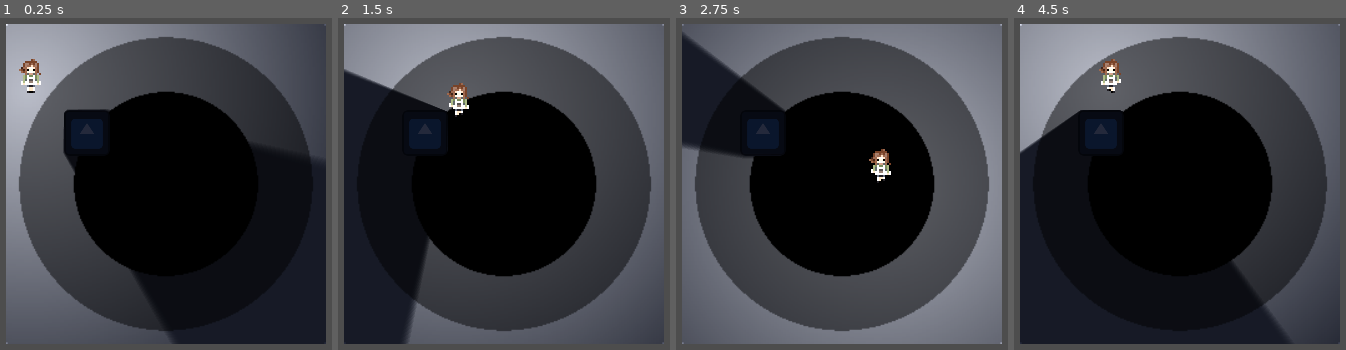
Above: before the commit, frames 1-4 (left to right).
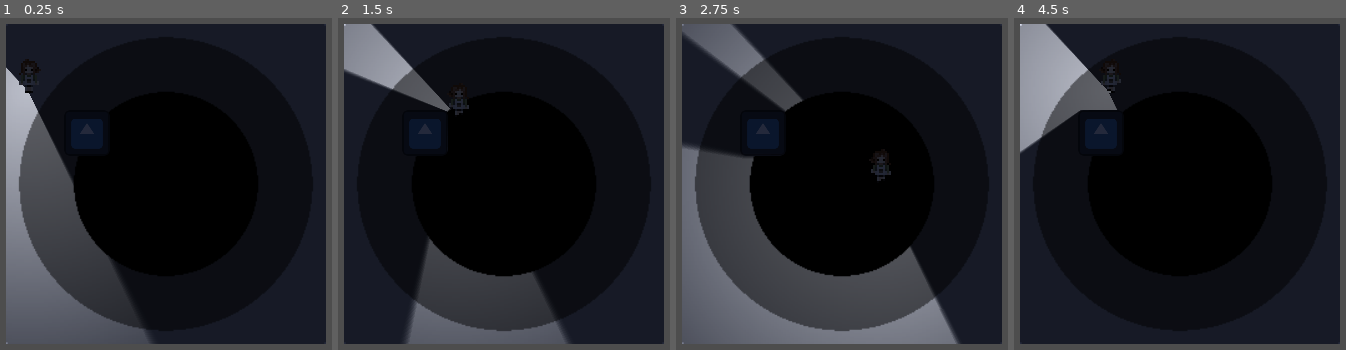
Above: after the commit, the same moments.

Repository: dttsd/mini-jam-204-cafe-left-in-the-dark
Game: Godot game, scene res://sandbox_scene.tscn
Same seed, same stepped clock (60 frames per second), same inputs: the game is played once before the commit and once after it. This scene is started directly instead of the project's main scene. The engine's default icon, where the game draws it, is replaced by a stand-in: a white triangle on a blue panel in a dark square.
Inputs (mouse positions are in pixels of both pictures, inside the frame that each line leads up to):
- Up to frame 1 (0.25 s): no input
- Up to frame 2 (1.5 s): move the mouse to (610, 174) at 0.52 s; hold Right (ui_right) 0.53-1.28 s; move the mouse to (344, 210) at 1.27 s; hold Down (ui_down) from 1.28 s (still down)
- Up to frame 3 (2.75 s): move the mouse to (871, 114) at 2.02 s; release Down (ui_down) at 2.03 s; hold Right (ui_right) from 2.03 s (still down)
- Up to frame 4 (4.5 s): move the mouse to (1113, 263) at 2.77 s; release Right (ui_right) at 2.78 s; hold Up (ui_up) 2.78-3.53 s; move the mouse to (1339, 247) at 3.52 s; hold Left (ui_left) from 3.53 s (still down); move the mouse to (outside the picture) at 4.27 s

The runs differ from the first frame. In frame 1, 28% of the frame differs, in the area x 1-99%, y 1-99%; in frame 2, 38%, in the area x 9-99%, y 1-99%; in frame 3, 33%; in frame 4, 35%.
Error in both runs: Cannot call method 'overlaps_body' on a null value. (res://scripts/player_character.gd:49)

Commit message:
fixed player shadows! by using separate light cull masks

Diff:
--- a/main_scene.tscn
+++ b/main_scene.tscn
@@ -128,17 +128,27 @@
 script = ExtResource("9_qwutr")
 
 [node name="RadiusLight" type="PointLight2D" parent="World/Van" unique_id=1397404702]
+range_item_cull_mask = 3
 texture = SubResource("GradientTexture2D_qwutr")
 texture_scale = 0.9
 
 [node name="HeadLights" type="PointLight2D" parent="World/Van" unique_id=1626541998]
 position = Vector2(35, 8)
 rotation = 0.7853982
+shadow_enabled = true
+texture = ExtResource("10_qwutr")
+
+[node name="HeadLightsPost" type="PointLight2D" parent="World/Van" unique_id=1195555661]
+position = Vector2(35, 8)
+rotation = 0.7853982
+range_item_cull_mask = 2
+shadow_item_cull_mask = 2
 texture = ExtResource("10_qwutr")
 
 [node name="LightAreaChecker" type="Area2D" parent="World/Van" unique_id=850361262]
 
 [node name="CollisionCircle2D" type="CollisionShape2D" parent="World/Van/LightAreaChecker" unique_id=1085046366]
+visible = false
 shape = SubResource("CircleShape2D_qwutr")
 
 [node name="Timer" type="Timer" parent="World/Van" unique_id=1608508578]
@@ -146,7 +156,7 @@
 
 [node name="PlayerCharacter" parent="World" unique_id=510971326 node_paths=PackedStringArray("light_area") instance=ExtResource("1_0f027")]
 y_sort_enabled = true
-position = Vector2(379, 209)
+position = Vector2(381, 204)
 light_area = NodePath("../Van/LightAreaChecker")
 
 [node name="Camera2D" type="Camera2D" parent="World/PlayerCharacter" unique_id=341559836]
--- a/player_character.tscn
+++ b/player_character.tscn
@@ -8,6 +8,9 @@
 [ext_resource type="Texture2D" uid="uid://bj5460euf165g" path="res://assets/player/PlayerWalk-1.png" id="6_eh3ko"]
 [ext_resource type="Texture2D" uid="uid://bxilhvk4ptw67" path="res://assets/player/PlayerWalk-3.png" id="7_bgme8"]
 [ext_resource type="Texture2D" uid="uid://c38ovgt3qideo" path="res://assets/player/PlayerWalk-2.png" id="8_g1g7m"]
+
+[sub_resource type="OccluderPolygon2D" id="OccluderPolygon2D_4yf86"]
+polygon = PackedVector2Array(1.5, 0, 0, 0, 0, -1, -1, -1, -1, -4, -1, -7, 1.5, -7)
 
 [sub_resource type="Gradient" id="Gradient_02ohv"]
 offsets = PackedFloat32Array(0.2952381, 0.7, 0.9190476, 1)
@@ -70,12 +73,16 @@
 }]
 
 [sub_resource type="RectangleShape2D" id="RectangleShape2D_04jrr"]
-size = Vector2(11, 2)
+size = Vector2(10.5, 2)
 
 [node name="PlayerCharacter" type="CharacterBody2D" unique_id=510971326]
 scale = Vector2(2, 2)
 motion_mode = 1
 script = ExtResource("1_02ohv")
+
+[node name="LightOccluder2D" type="LightOccluder2D" parent="." unique_id=1163609314]
+position = Vector2(-0.5, 0)
+occluder = SubResource("OccluderPolygon2D_4yf86")
 
 [node name="Sprite2D" type="Sprite2D" parent="." unique_id=441646814]
 visible = false
@@ -83,13 +90,17 @@
 texture = SubResource("GradientTexture2D_5up26")
 
 [node name="AnimatedSprite2D" type="AnimatedSprite2D" parent="." unique_id=83338523]
+light_mask = 2
 texture_filter = 1
-position = Vector2(0, -8.5)
+position = Vector2(0.5, -8.5)
 sprite_frames = SubResource("SpriteFrames_4yf86")
 animation = &"Walk"
 autoplay = "Idle"
-frame_progress = 0.47324437
+frame_progress = 0.23271132
+offset = Vector2(-0.5, 0)
+flip_h = true
 
 [node name="CollisionShape2D" type="CollisionShape2D" parent="." unique_id=1782037744]
-position = Vector2(0, -1)
+visible = false
+position = Vector2(-0.25, -1)
 shape = SubResource("RectangleShape2D_04jrr")
--- a/van.tscn
+++ b/van.tscn
@@ -59,6 +59,7 @@
 texture = ExtResource("2_lvfqf")
 
 [node name="CollisionShape2D" type="CollisionShape2D" parent="." unique_id=541239841]
+visible = false
 position = Vector2(-1, 23.5)
 shape = SubResource("RectangleShape2D_6cji5")
 
